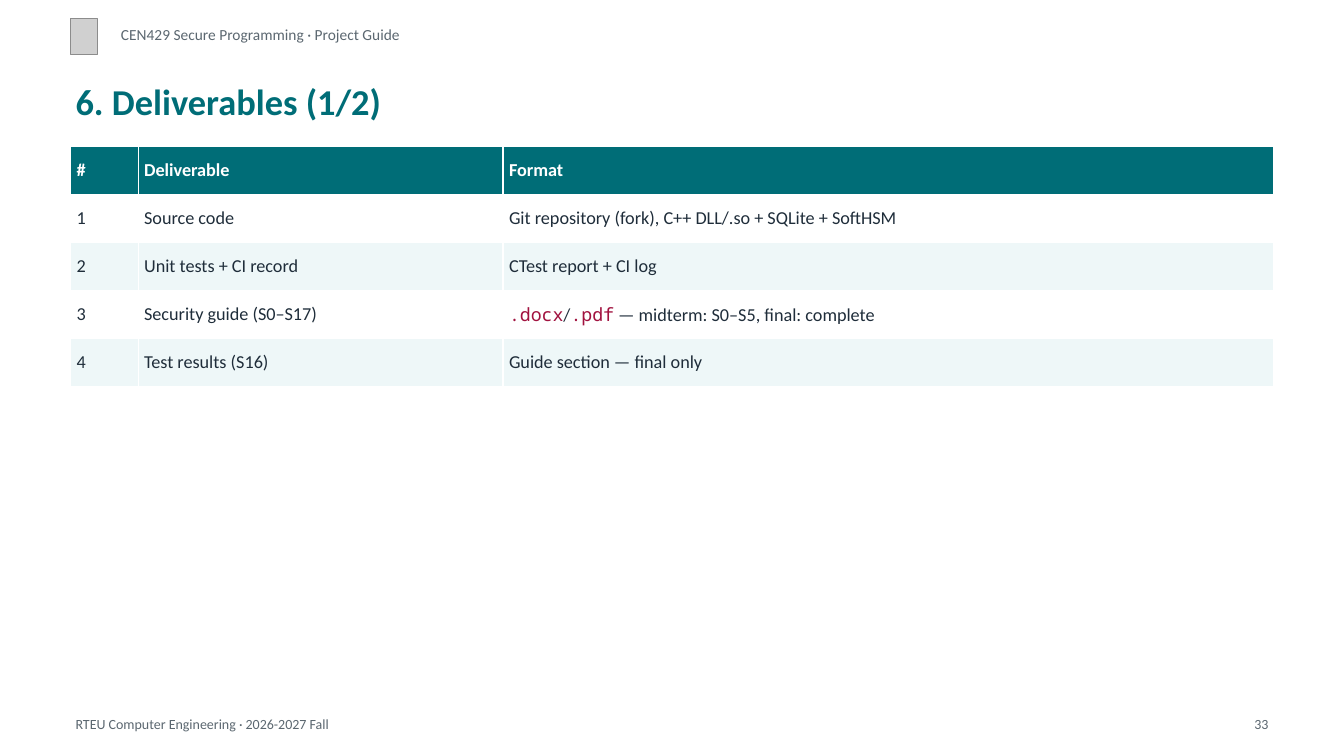
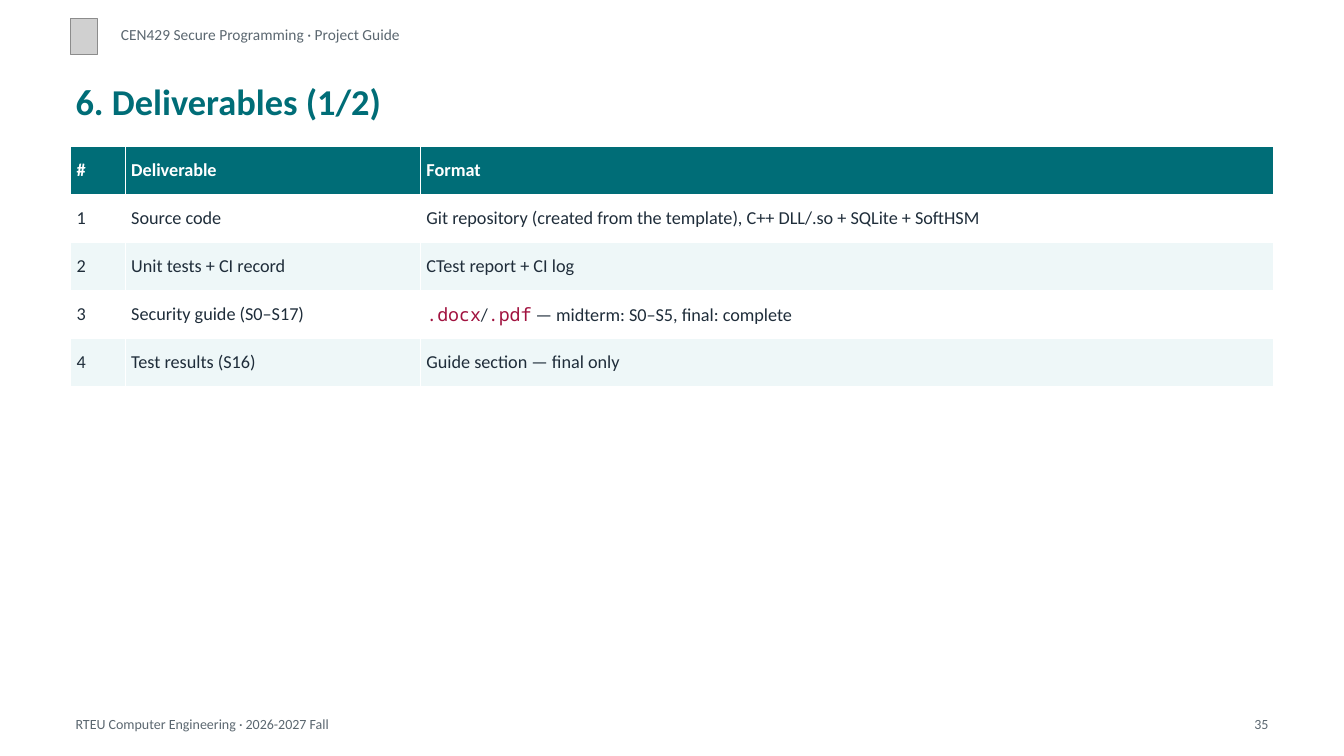
Before and after one commit to ucoruh/cen429-secure-programming, a slide deck: slide 35 of docs/project-guide/cen429-proje-rehberi-sunum.en.pptx (slide 33 before the commit). Drawn at 1344x756 pixels with LibreOffice and Linux fonts; fonts in the diff are those of the drawing; grey boxes stand for pictures. Boxes give left, top, right and bottom in pixels: in the first picture for what was removed or moved away, otherwise in the second. Text is boxed around its words. In the diff, an @@ line names an element or a change of style, - is before the commit and + after.

Commit message:
Proje rehberi: depoyu şablondan oluştur (fork yok), projeyi yerelde göster, gösterim kontrol listesi

```diff
--- a/docs/project-guide/cen429-proje-rehberi-sunum.en.pptx
+++ b/docs/project-guide/cen429-proje-rehberi-sunum.en.pptx
@@ table at (x1=71, y1=146, x2=1273, y2=387) @@
-row 2, column 3: Git repository (fork), C++ DLL/.so + SQLite + SoftHSM
+row 2, column 3: Git repository (created from the template), C++ DLL/.so + SQLite + SoftHSM
@@ text at (x1=1254, y1=720, x2=1268, y2=729): text changed @@
-33
+35
```
Also in this commit, not shown: 44 other slides changed, 2 slides added, 41 other files.
